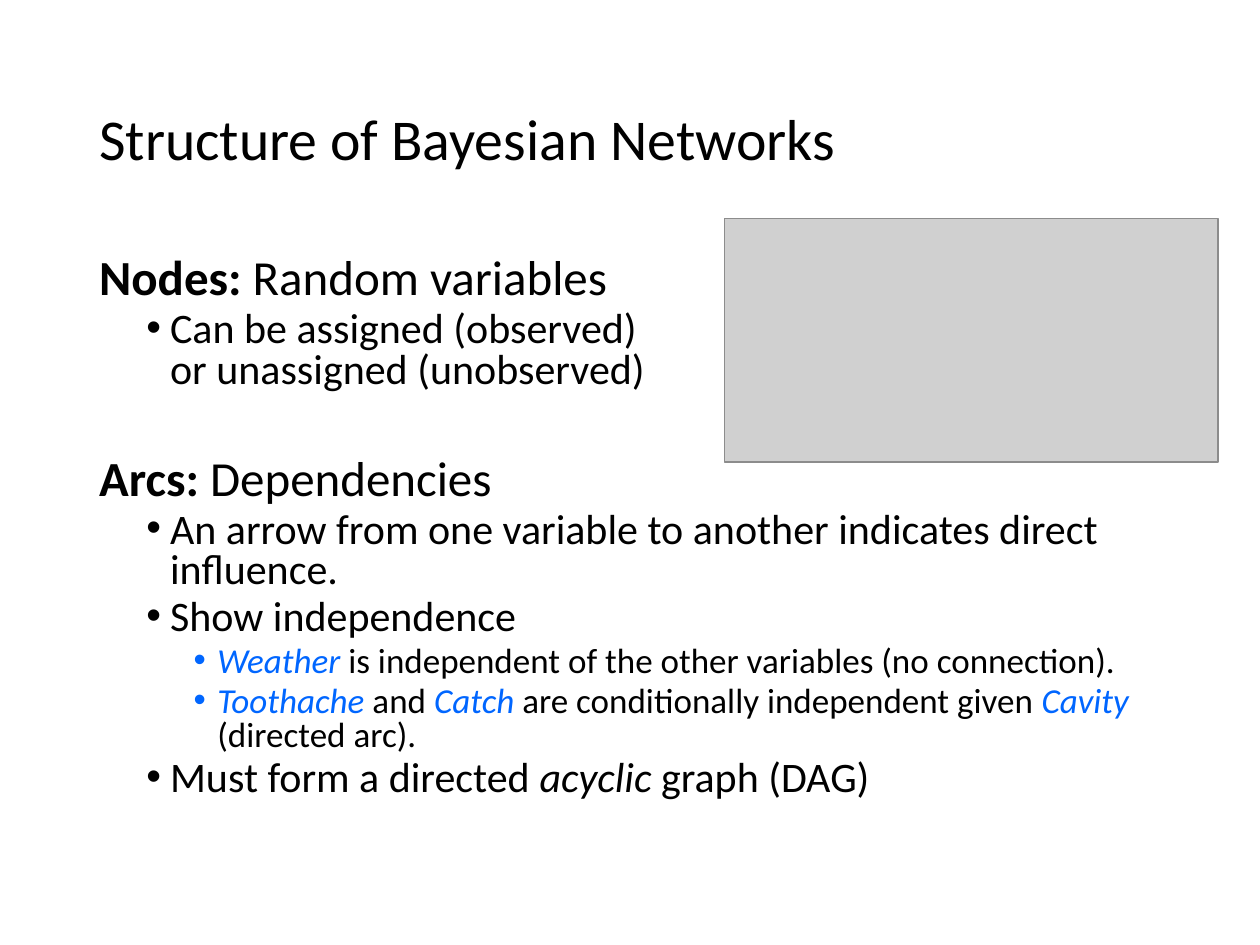
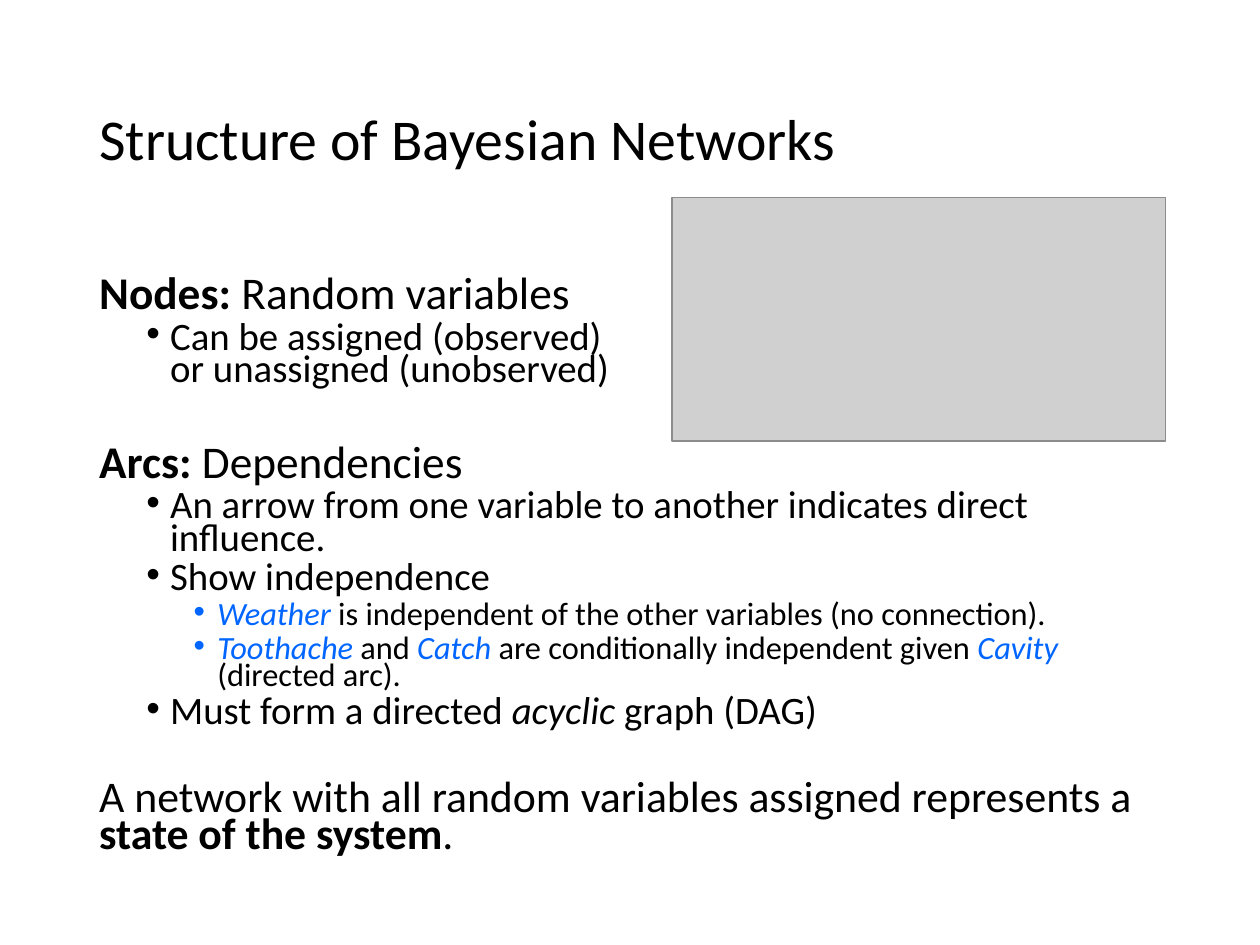
Before and after one commit to mhahsler/CS7320-AI, a slide deck: slide 4 of slides/13_bayes_nets.pptx. Drawn at 1260x945 pixels with LibreOffice and Linux fonts; fonts in the diff are those of the drawing; grey boxes stand for pictures. Boxes give left, top, right and bottom in pixels: in the first picture for what was removed or moved away, otherwise in the second. Text is boxed around its words. In the diff, an @@ line names an element or a change of style, - is before the commit and + after.

```diff
--- a/slides/13_bayes_nets.pptx
+++ b/slides/13_bayes_nets.pptx
@@ picture: place and size @@
-picture at (724, 218, 1218, 461)
+picture at (672, 198, 1166, 441)
@@ text "Nodes: Random variables": place and size @@
-text "Nodes: Random variables" at (99, 260, 1129, 800)
+text "Nodes: Random variables" at (99, 277, 1131, 856)
@@ text at (99, 277, 1058, 731): size 28 to 25.9 pt in "Nodes: Random variables", "Arcs: Dependencies"; size 24 to 22.2 pt in "Can be assigned (observed) or unassigned (unobserved)", "An arrow from one variable to another ...", "Show independence", "Must form a directed acyclic graph (DAG)"; size 20 to 18.5 pt in "Weather is independent of the other variables ...", "Toothache and Catch are conditionally independent given ..."; line spacing 0.8 to 0.7 @@
@@ text at (99, 781, 1131, 856): paragraph added @@
+A network with all random variables assigned represents a state of the system.
```
Also in this commit, not shown: 4 other slides changed, 3 other files.
